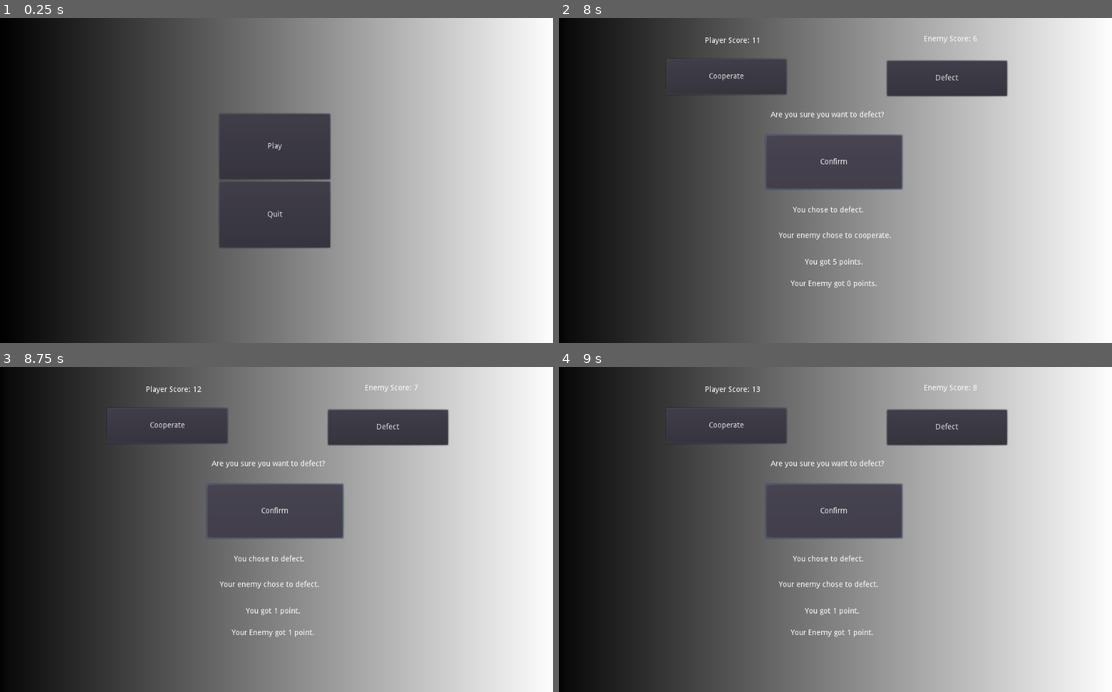
Above: before the commit, frames 1-4 (two rows, left to right).
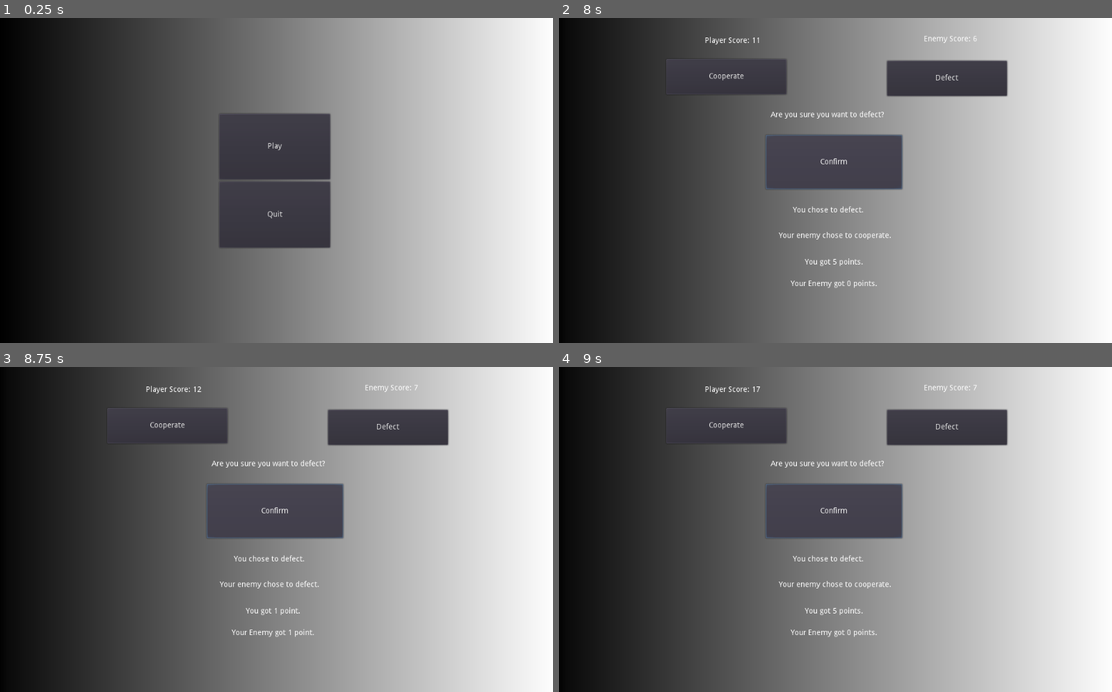
Above: after the commit, the same moments.

Repository: hamzasclone2/prisoners-dilemma
Game: Godot game, scene res://MainMenu.tscn
The game is run twice, just before and just after one commit, with the same random seed, the same clock (stepped at 60 frames per second) and the same inputs.
Inputs:
- Up to frame 1 (0.25 s): no input
- Up to frame 2 (8 s): click "Play" at 0.5 s; click "Confirm" at 1.25 s; click "Confirm" at 2 s; click "Cooperate" at 2.75 s; click "Defect" at 3.5 s; click "Cooperate" at 4.25 s; click "Defect" at 5 s; click "Cooperate" at 5.75 s; click "Defect" at 6.5 s; click "Confirm" at 7.25 s
- Up to frame 3 (8.75 s): tap Enter at 8 s
- Up to frame 4 (9 s): tap Space at 8.75 s

Frames 1-3 are identical in both runs. In frame 4, less than 0.1% of the frame differs, in the area x 35-76%, y 5-83%.

Commit message:
added GTFT and RTFT

Diff:
--- a/Match.gd
+++ b/Match.gd
@@ -39,7 +39,7 @@
 func randomize_strategy():
 	var rng = RandomNumberGenerator.new()
 	rng.randomize()
-	return rng.randi_range(0,10)
+	return rng.randi_range(0,12)
 
 
 func enemyStrategyFunction():
@@ -113,7 +113,26 @@
 			elif(lastPlayerChoice == 0):
 				enemyChoice = 0
 				enemyMustDefectTwice = false
-
+	elif enemyStrategy == 11: # Generous Tit-for-tat
+		if(numRounds == 0):
+			enemyChoice = 0
+		else:
+			if(lastPlayerChoice == 1):
+				var percent = rng.randf()
+				if (percent < 0.1):
+					enemyChoice = 0
+				else:
+					enemyChoice = 1
+			else:
+				enemyChoice = lastPlayerChoice
+	elif enemyStrategy == 12: # Reverse Tit-for-tat
+		if(numRounds == 0):
+			enemyChoice =1
+		else:
+			if(lastPlayerChoice == 0):
+				enemyChoice = 1
+			else:
+				enemyChoice = 0
 
 
 func _on_cButton_button_up():
